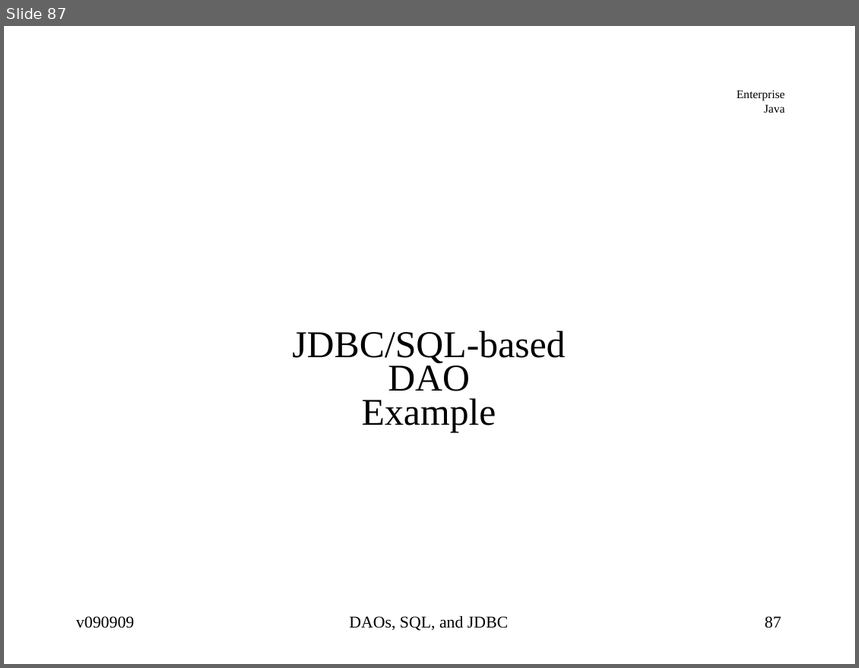
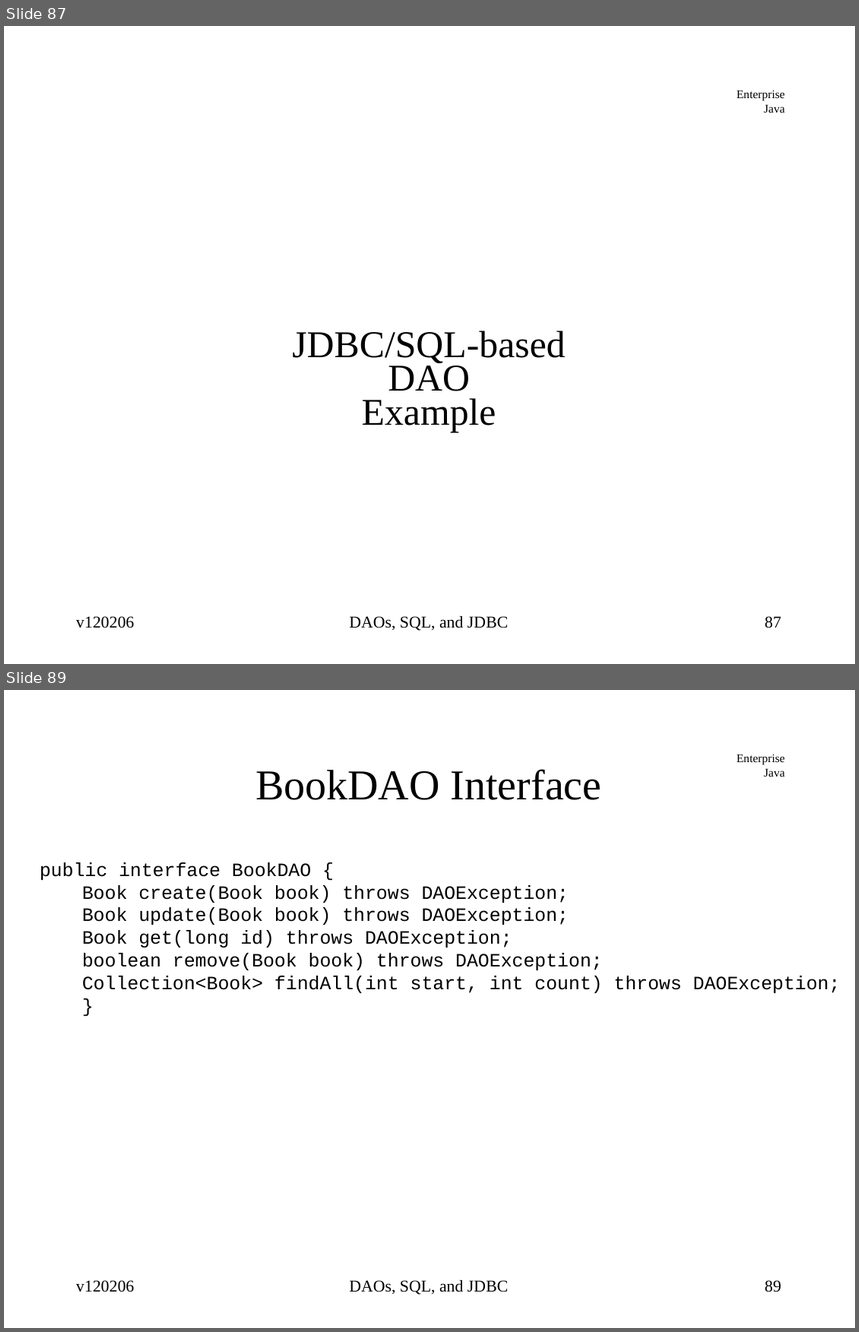
Before and after one commit to jcstaff/ejava-javaee, a slide deck: jdbcDAO/src/site/resources/lectures/jdbcDAO.ppt. Shown one above the other, each under a label of ours: slide 87 before the commit, slides 87 and 89 after it; the slides between them are not shown. The pictures are 859x668 and 859x1332 pixels, drawn with LibreOffice and Linux fonts; fonts in the diff are those of the drawing. Boxes give left, top, right and bottom in pixels: in the first picture for what was removed or moved away, otherwise in the second. Text is boxed around its words. In the diff, an @@ line names an element or a change of style, - is before the commit and + after.

```diff
--- a/jdbcDAO/src/site/resources/lectures/jdbcDAO.ppt
+++ b/jdbcDAO/src/site/resources/lectures/jdbcDAO.ppt
@@ slide 89 added at bbox=[4, 690, 855, 1328], background #FFFFFF; not listed: 1 template element that a slide beside it also shows @@
@@ title added at bbox=[256, 769, 602, 800], 36 pt, text #000000 @@
+BookDAO Interface
@@ text added at bbox=[40, 863, 841, 993], 16 pt, text #000000 @@
+public interface BookDAO {
+  Book create(Book book) throws DAOException;
+  Book update(Book book) throws DAOException;
+  Book get(long id) throws DAOException;
+  boolean remove(Book book) throws DAOException;
+  Collection<Book> findAll(int start, int count) throws DAOException;
+}
@@ text added at bbox=[76, 1281, 134, 1293], 14 pt, text #000000 @@
+v120206
@@ text added at bbox=[349, 1281, 508, 1295], 14 pt, text #000000 @@
+DAOs, SQL, and JDBC
@@ page number added at bbox=[765, 1281, 781, 1293], 14 pt, text #000000 @@
+89
@@ slide 87 changed as well @@
@@ text at bbox=[76, 617, 134, 629]: text changed @@
-v090909
+v120206
```
Also in this commit, not shown: 95 other slides changed, 4 slides removed.
